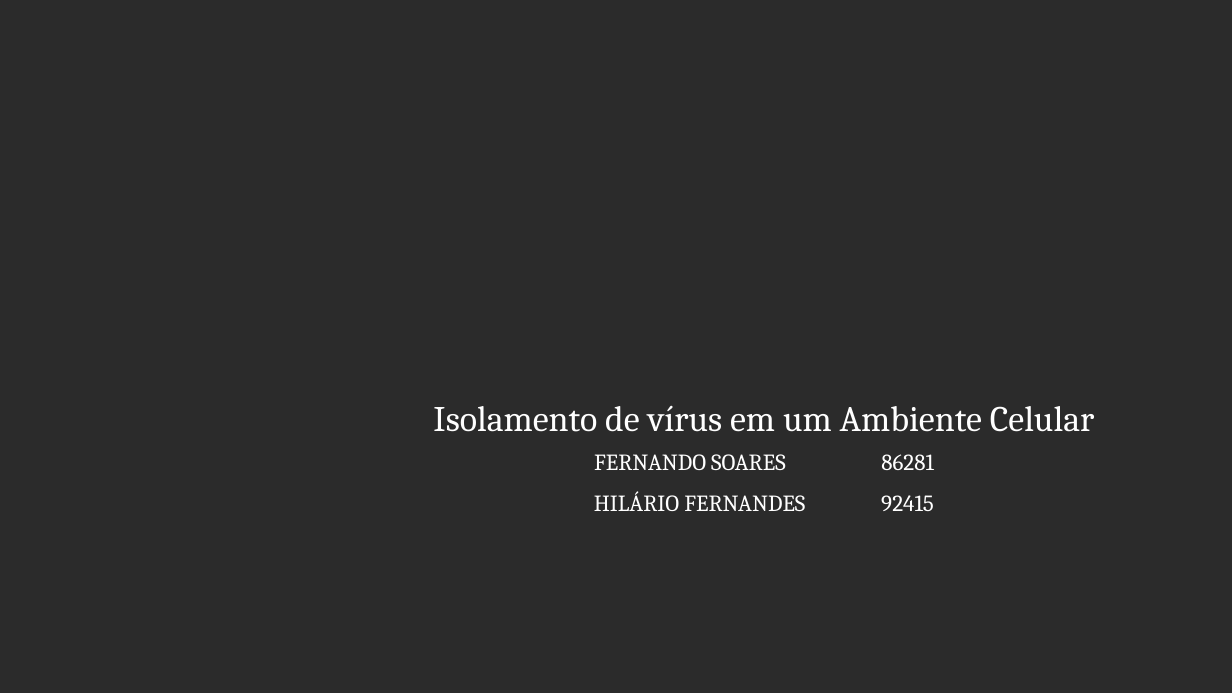
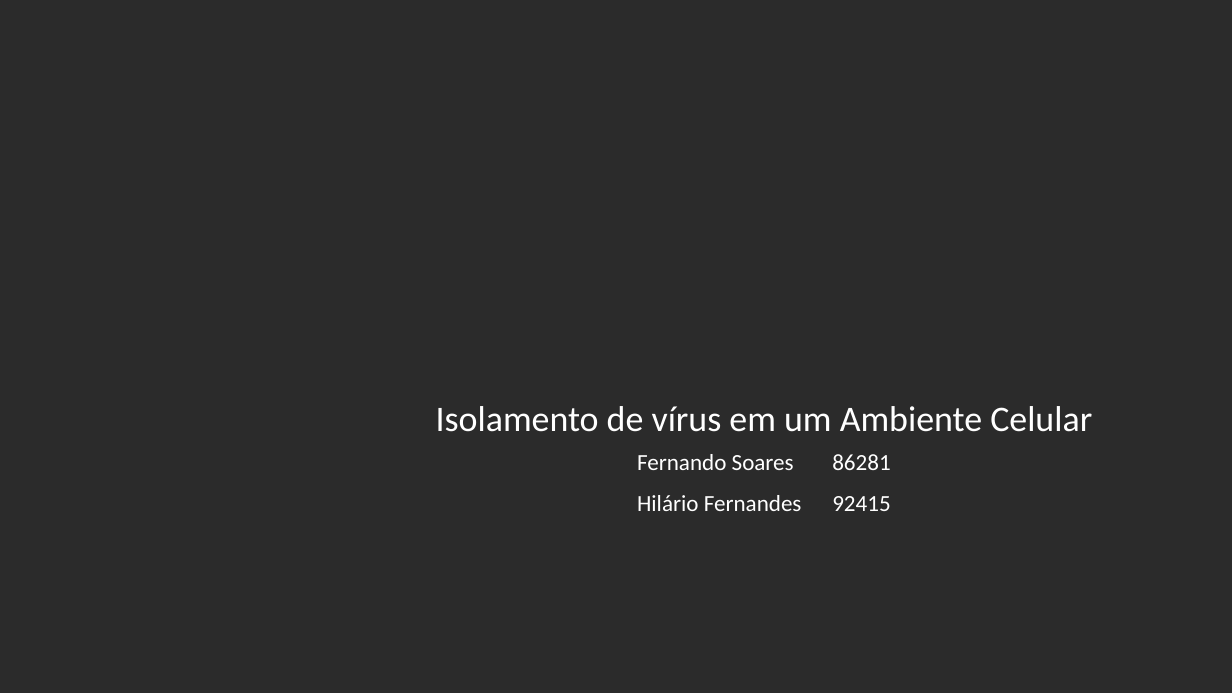
Before and after one commit to MODELAGEM-UNIFESP/PROJETO_FINAL, a slide deck: slide 1 of Apresentacao.odp. Drawn at 1232x693 pixels with LibreOffice and Linux fonts; fonts in the diff are those of the drawing; background and template pictures are left out; a plain dark background stands for a picture behind light text. Boxes give left, top, right and bottom in pixels: in the first picture for what was removed or moved away, otherwise in the second. Text is boxed around its words. In the diff, an @@ line names an element or a change of style, - is before the commit and + after.

```diff
--- a/Apresentacao.odp
+++ b/Apresentacao.odp
@@ title "Isolamento de vírus em um ..." at [436, 406, 1092, 432]: font Cambria to Calibri @@
@@ subtitle at [637, 454, 890, 511]: text changed; font Cambria to Calibri @@
-FERNANDO SOARES 86281
-HILÁRIO FERNANDES 92415
+Fernando Soares 86281
+Hilário Fernandes 92415
```
Also in this commit, not shown: 31 other slides changed, 1 other file.
